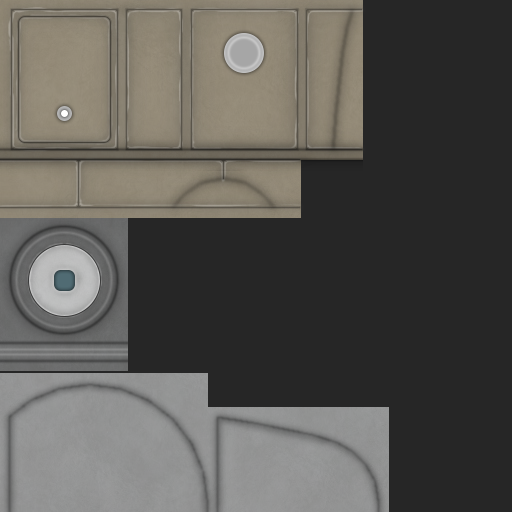
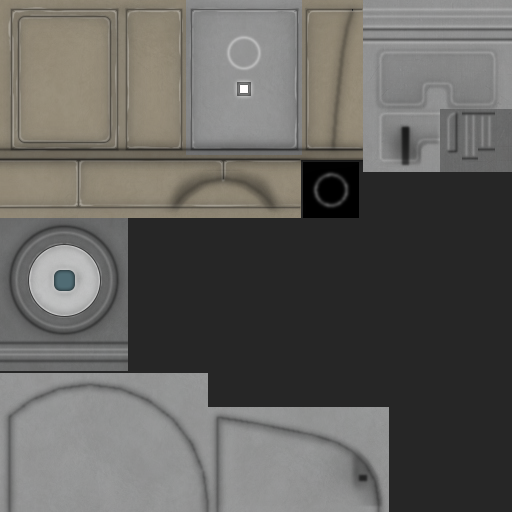
Layered file, before and after one edit (512 × 512). Changes by layer:
added layer "Window" above "Baked AO 2" over [311, 170, 351, 210]
added layer "Baked AO 2" (60%) above "Baked AO 1" over [356, 124, 412, 484]
added layer "Baked AO 1" (multiply, 60%) above "Support High 1" over [163, 46, 500, 507]
added layer "Support High 1" (50%) above "Support Low 1" over [445, 110, 493, 159]
added layer "Support Low 1" above "Console Low" over [445, 110, 495, 162]
added layer "Console Low" above "Console High 2" over [363, 26, 512, 43]
added layer "Console High 2" (2%) above "Console High 1" over [379, 7, 496, 163]
added layer "Console High 1" (50%) above "Console Grime 1" over [363, 6, 512, 164]
added layer "Console Grime 1" (10%) above "Hatch" over [363, 7, 512, 170]
removed layer "Door Light" over [61, 110, 68, 117]
removed layer "Door Light Base" over [57, 106, 72, 121]
added layer "Light Raise copy" above "Light Sink copy" over [240, 85, 248, 93]
removed layer "Body Detail 1" over [224, 33, 264, 73]
painted on "Wear" over [363, 0, 512, 172]
painted on "b" over [186, 0, 512, 218]
